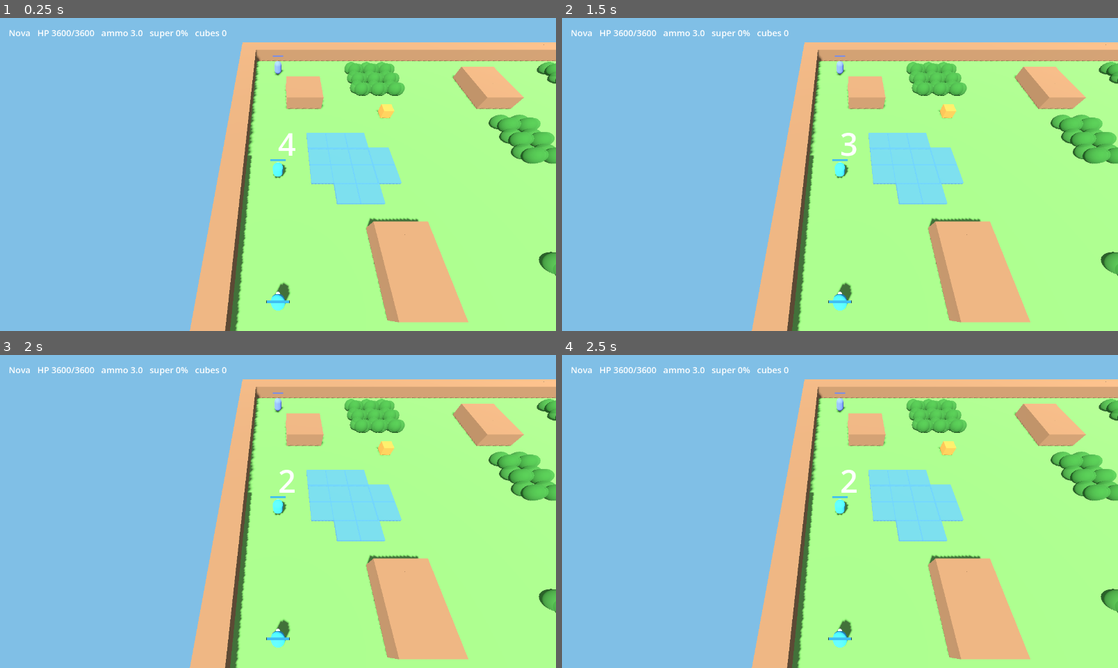
Above: before the commit, frames 1-4 (two rows, left to right).
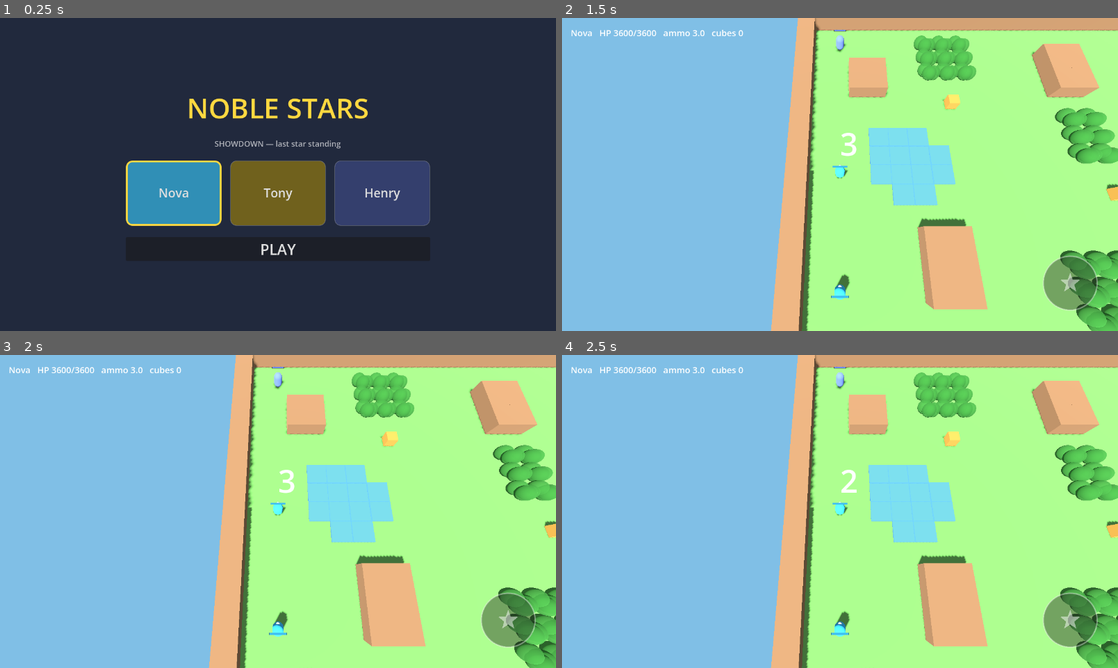
Above: after the commit, the same moments.

Repository: rydercarlson/NobleStars
Game: Godot game, scene res://menu.tscn
The game is run twice, just before and just after one commit, with the same random seed, the same clock (stepped at 60 frames per second) and the same inputs. Before the commit the project starts from res://main.tscn.
Inputs (mouse positions are in pixels of both pictures, inside the frame that each line leads up to):
- Up to frame 1 (0.25 s): no input
- Up to frame 2 (1.5 s): click (840, 249) at 0.5 s, where only the run after the commit has a clickable "PLAY"; tap Enter at 1.25 s; move the mouse to (962, 158) at 1.27 s; hold D from 1.28 s (still down); hold R from 1.28 s (still down); tap E at 1.35 s; click (962, 158) at 1.42 s
- Up to frame 3 (2 s): keep holding D; keep holding R; tap Space at 1.52, 1.82 s
- Up to frame 4 (2.5 s): release D at 2 s; release R at 2 s; tap Space at 2 s; drag from (728, 527) to (812, 574) at 2.02 s

The runs differ from the first frame. In frame 1, 100% of the frame differs, in the area x 0-100%, y 0-100%; in frame 2, 22%; in frame 3, 22%; in frame 4, 22%.

Commit message:
Godot mobile UX + iOS export validation
UX parity with the 2D game: floating twin touch joysticks (move left
half, aim right half — drag to aim, tap to auto-aim), drawn Super
button with charge pie, title/character-select menu scene, results
overlay with Play Again / Character Select buttons, FIGHT! countdown,
steeper more top-down camera. TouchStick class renamed from
VirtualJoystick, which Godot 4.7 now ships natively and silently
shadows user classes.

iOS export validated up to the simulator wall: export templates
installed, export_presets.cfg added (ETC2/ASTC texture import was the
silent validation blocker; Godot's targeted_device_family=1 means
iPad), generated Xcode project builds after stripping six unreplaced
$additional_pbx placeholders. Blocked at simulator install by
upstream godotengine/godot#118161: 4.6.2+ templates ship the
simulator libgodot.a as x86_64-only, and Xcode 26 dropped Rosetta
simulators. Real-device deploys are unaffected.

Co-Authored-By: Claude Fable 5 <noreply@anthropic.com>
Claude-Session: https://claude.ai/code/session_01QHyEsjKJH9ZerRJZDzHHz1

Diff:
--- /dev/null
+++ b/godot/menu.tscn
@@ -0,0 +1,9 @@
+[gd_scene load_steps=2 format=3]
+
+[ext_resource type="Script" path="res://scripts/menu.gd" id="1"]
+
+[node name="Menu" type="Control"]
+anchors_preset = 15
+anchor_right = 1.0
+anchor_bottom = 1.0
+script = ExtResource("1")
--- a/godot/project.godot
+++ b/godot/project.godot
@@ -1,16 +1,32 @@
-; NobleStars 3D — Godot 4 port of the SpriteKit game
+; Engine configuration file.
+; It's best edited using the editor UI and not directly,
+; since the parameters that go here are not all obvious.
+;
+; Format:
+;   [section] ; section goes between []
+;   param=value ; assign values to parameters
+
 config_version=5
+
+[animation]
+
+compatibility/default_parent_skeleton_in_mesh_instance_3d=true
 
 [application]
 
 config/name="NobleStars 3D"
-run/main_scene="res://main.tscn"
-config/features=PackedStringArray("4.3")
+run/main_scene="res://menu.tscn"
+config/features=PackedStringArray("4.7")
 
 [display]
 
 window/size/viewport_width=1280
 window/size/viewport_height=720
+window/handheld/orientation=4
+
+[input_devices]
+
+pointing/emulate_touch_from_mouse=true
 
 [layer_names]
 
@@ -24,3 +40,4 @@
 [rendering]
 
 renderer/rendering_method="mobile"
+textures/vram_compression/import_etc2_astc=true
--- a/godot/scripts/main.gd
+++ b/godot/scripts/main.gd
@@ -21,6 +21,15 @@
 var players_label: Label
 var feed_label: Label
 var status_label: Label
+var move_stick: TouchStick
+var aim_stick: TouchStick
+var super_btn: SuperButton
+var results: Control
+var results_title: Label
+var aiming_super := false
+
+const CAMERA_OFFSET := Vector3(0, 19, 6.0)   # steeper, more top-down
+const TAP_THRESHOLD := 0.3
 
 # Debug hooks
 var god_mode := OS.get_environment("NS3_GODMODE") != ""
@@ -60,10 +69,60 @@
 func _build_hud() -> void:
 	hud = CanvasLayer.new()
 	add_child(hud)
+	move_stick = TouchStick.new()
+	aim_stick = TouchStick.new()
+	super_btn = SuperButton.new()
+	hud.add_child(move_stick)
+	hud.add_child(aim_stick)
+	hud.add_child(super_btn)
+	super_btn.layout(get_viewport().get_visible_rect().size)
+	get_viewport().size_changed.connect(func() -> void:
+		super_btn.layout(get_viewport().get_visible_rect().size))
+
 	center_label = _label(Vector2(640, 240), 72, HORIZONTAL_ALIGNMENT_CENTER)
 	players_label = _label(Vector2(1130, 20), 26, HORIZONTAL_ALIGNMENT_RIGHT)
 	feed_label = _label(Vector2(830, 60), 18, HORIZONTAL_ALIGNMENT_RIGHT)
 	status_label = _label(Vector2(20, 20), 20, HORIZONTAL_ALIGNMENT_LEFT)
+	_build_results_overlay()
+
+func _build_results_overlay() -> void:
+	results = Control.new()
+	results.set_anchors_preset(Control.PRESET_FULL_RECT)
+	results.visible = false
+	hud.add_child(results)
+
+	var dim := ColorRect.new()
+	dim.color = Color(0, 0, 0, 0.55)
+	dim.set_anchors_preset(Control.PRESET_FULL_RECT)
+	results.add_child(dim)
+
+	var vbox := VBoxContainer.new()
+	vbox.set_anchors_preset(Control.PRESET_CENTER)
+	vbox.grow_horizontal = Control.GROW_DIRECTION_BOTH
+	vbox.grow_vertical = Control.GROW_DIRECTION_BOTH
+	vbox.alignment = BoxContainer.ALIGNMENT_CENTER
+	vbox.add_theme_constant_override("separation", 22)
+	results.add_child(vbox)
+
+	results_title = Label.new()
+	results_title.add_theme_font_size_override("font_size", 52)
+	results_title.horizontal_alignment = HORIZONTAL_ALIGNMENT_CENTER
+	vbox.add_child(results_title)
+
+	var again := Button.new()
+	again.text = "  PLAY AGAIN  "
+	again.add_theme_font_size_override("font_size", 30)
+	again.pressed.connect(func() -> void:
+		results.visible = false
+		start_match())
+	vbox.add_child(again)
+
+	var menu := Button.new()
+	menu.text = "  CHARACTER SELECT  "
+	menu.add_theme_font_size_override("font_size", 22)
+	menu.pressed.connect(func() -> void:
+		get_tree().change_scene_to_file("res://menu.tscn"))
+	vbox.add_child(menu)
 
 func _label(pos: Vector2, size: int, align: int) -> Label:
 	var l := Label.new()
@@ -92,9 +151,8 @@
 	var spawns := arena.spawn_points.duplicate()
 	spawns.shuffle()
 
-	var kit_name := OS.get_environment("NS3_KIT")
-	player = _spawn_fighter(Kits.named(kit_name) if kit_name != "" else Kits.nova(),
-							spawns.pop_front(), true)
+	var player_kit: Dictionary = Session.kit if not Session.kit.is_empty() else Kits.nova()
+	player = _spawn_fighter(player_kit, spawns.pop_front(), true)
 	player.display_name = "You"
 
 	var i := 1
@@ -112,8 +170,9 @@
 	phase_at = now
 	center_label.text = "3"
 	feed_label.text = ""
+	results.visible = false
 	_update_players_label()
-	cam.position = player.position + Vector3(0, 16, 10)
+	cam.position = player.position + CAMERA_OFFSET
 	cam.look_at(player.position, Vector3.UP)
 
 func _spawn_fighter(kit: Dictionary, pos: Vector3, is_player: bool) -> Fighter:
@@ -377,8 +436,13 @@
 
 func _end_match(rank: int, victory: bool) -> void:
 	phase = Phase.ENDED
-	center_label.text = ("VICTORY!\n" if victory else "DEFEATED\n") \
-		+ "You placed #%d of 10\n(R to play again)" % rank
+	center_label.text = ""
+	move_stick.release()
+	aim_stick.release()
+	results_title.text = ("VICTORY!" if victory else "DEFEATED") + "\nYou placed #%d of 10" % rank
+	results_title.add_theme_color_override("font_color",
+		Color(1.0, 0.85, 0.2) if victory else Color(0.95, 0.4, 0.35))
+	results.visible = true
 
 func _update_players_label() -> void:
 	players_label.text = "%d LEFT" % fighters.size()
@@ -392,7 +456,10 @@
 			var remaining := 3.5 - (now - phase_at)
 			if remaining <= 0.0:
 				phase = Phase.PLAYING
-				center_label.text = ""
+				center_label.text = "FIGHT!"
+				get_tree().create_timer(0.8).timeout.connect(func() -> void:
+					if phase == Phase.PLAYING:
+						center_label.text = "")
 				gas = GasRing.new()
 				add_child(gas)
 				gas.start(now, arena.columns)
@@ -416,12 +483,15 @@
 		if OS.get_environment("NS3_AUTOWALK") != "":
 			var parts := OS.get_environment("NS3_AUTOWALK").split(",")
 			dir = Vector3(float(parts[0]), 0, float(parts[1]))
+		elif move_stick.active:
+			dir = Vector3(move_stick.value.x, 0, move_stick.value.y)
 		else:
 			if Input.is_physical_key_pressed(KEY_W): dir.z -= 1
 			if Input.is_physical_key_pressed(KEY_S): dir.z += 1
 			if Input.is_physical_key_pressed(KEY_A): dir.x -= 1
 			if Input.is_physical_key_pressed(KEY_D): dir.x += 1
-		player.apply_movement(dir.normalized())
+			dir = dir.normalized()
+		player.apply_movement(dir.limit_length(1.0))
 
 	for b in brains:
 		var d := b.decide(now, self)
@@ -463,34 +533,63 @@
 		perform_attack(player, weapon, dir, dist)
 
 func _unhandled_input(event: InputEvent) -> void:
-	if phase != Phase.PLAYING or player == null or player.is_dead():
-		return
-	if event is InputEventMouseButton and event.pressed and event.button_index == MOUSE_BUTTON_LEFT:
-		var aim := _mouse_aim()
-		_fire_player(player.kit.weapon, aim[0], aim[1])
-	elif event is InputEventKey and event.pressed and not event.echo:
+	if player == null or not is_instance_valid(player):
+		return
+	# Touch controls (mouse is emulated as touch on desktop): left half of
+	# the screen moves, right half aims — release to fire, tap to auto-aim.
+	if event is InputEventScreenTouch:
+		var half := get_viewport().get_visible_rect().size.x / 2.0
+		if event.pressed:
+			if phase != Phase.PLAYING:
+				return
+			if super_btn.hit(event.position) and player.is_super_ready() and not aim_stick.active:
+				aiming_super = true
+				aim_stick.begin(event.position, event.index)
+			elif event.position.x < half and not move_stick.active:
+				move_stick.begin(event.position, event.index)
+			elif event.position.x >= half and not aim_stick.active:
+				aiming_super = false
+				aim_stick.begin(event.position, event.index)
+		else:
+			if move_stick.active and event.index == move_stick.touch_index:
+				move_stick.release()
+			elif aim_stick.active and event.index == aim_stick.touch_index:
+				var v: Vector2 = aim_stick.value
+				var was_super := aiming_super
+				aim_stick.release()
+				aiming_super = false
+				_release_fire(v, was_super)
+	elif event is InputEventScreenDrag:
+		if move_stick.active and event.index == move_stick.touch_index:
+			move_stick.update_drag(event.position)
+		elif aim_stick.active and event.index == aim_stick.touch_index:
+			aim_stick.update_drag(event.position)
+			if aim_stick.value.length() > 0.15:
+				player.face_direction(Vector3(aim_stick.value.x, 0, aim_stick.value.y))
+	elif event is InputEventKey and event.pressed and not event.echo and phase == Phase.PLAYING:
+		# Desktop shortcuts kept for playtesting.
 		if event.physical_keycode == KEY_SPACE:
-			var enemy := nearest_visible_enemy(player, player.kit.weapon.range * 1.1)
-			if enemy:
-				var v := enemy.global_position - player.global_position
-				_fire_player(player.kit.weapon, v, v.length())
-			else:
-				_fire_player(player.kit.weapon, player.facing, player.kit.weapon.range)
+			_auto_aim_fire(player.kit.weapon, false)
 		elif event.physical_keycode == KEY_E and player.is_super_ready():
-			var aim := _mouse_aim()
-			_fire_player(player.kit["super"], aim[0], aim[1])
-
-func _mouse_aim() -> Array:
-	var mouse := get_viewport().get_mouse_position()
-	var from := cam.project_ray_origin(mouse)
-	var ray := cam.project_ray_normal(mouse)
-	if abs(ray.y) < 0.001:
-		return [player.facing, player.kit.weapon.range]
-	var t := -from.y / ray.y
-	var point := from + ray * t
-	var v := point - player.global_position
-	v.y = 0
-	return [v.normalized() if v.length() > 0.01 else player.facing, v.length()]
+			_auto_aim_fire(player.kit["super"], true)
+
+func _release_fire(stick_value: Vector2, use_super: bool) -> void:
+	if phase != Phase.PLAYING or player.is_dead():
+		return
+	var weapon: Dictionary = player.kit["super"] if use_super else player.kit.weapon
+	if stick_value.length() >= TAP_THRESHOLD:
+		var dir := Vector3(stick_value.x, 0, stick_value.y)
+		_fire_player(weapon, dir, stick_value.length() * weapon.range)
+	else:
+		_auto_aim_fire(weapon, use_super)
+
+func _auto_aim_fire(weapon: Dictionary, _use_super: bool) -> void:
+	var enemy := nearest_visible_enemy(player, weapon.range * 1.1)
+	if enemy:
+		var v := enemy.global_position - player.global_position
+		_fire_player(weapon, v, v.length())
+	else:
+		_fire_player(weapon, player.facing, weapon.range)
 
 func _update_concealment() -> void:
 	if player == null:
@@ -506,17 +605,16 @@
 func _process(_delta: float) -> void:
 	if player == null or not is_instance_valid(player):
 		return
-	var target := player.global_position + Vector3(0, 16, 10)
+	var target := player.global_position + CAMERA_OFFSET
 	cam.global_position = cam.global_position.lerp(target, 0.08)
 	cam.look_at(player.global_position, Vector3.UP)
 
 func _update_status() -> void:
 	if player == null:
 		return
-	status_label.text = "%s   HP %d/%d   ammo %.1f   super %d%%   cubes %d%s" % [
-		player.kit.name, player.health, player.max_health, player.ammo,
-		int(player.super_charge * 100), player.cubes,
-		"   gas %d" % gas.inset if gas else ""]
+	super_btn.set_charge(player.super_charge)
+	status_label.text = "%s   HP %d/%d   ammo %.1f   cubes %d" % [
+		player.kit.name, player.health, player.max_health, player.ammo, player.cubes]
 
 func _shot_check() -> void:
 	if _shot_times.is_empty() or _shot_prefix == "":
--- /dev/null
+++ b/godot/scripts/menu.gd
@@ -0,0 +1,82 @@
+extends Control
+## Title screen + character select, mirroring the 2D game's menu.
+
+var selected := 0
+var cards: Array[Button] = []
+
+func _ready() -> void:
+	# Debug: NS3_MENU_SHOT=/path.png screenshots the menu and quits.
+	if OS.get_environment("NS3_MENU_SHOT") != "":
+		get_tree().create_timer(1.5).timeout.connect(func() -> void:
+			get_viewport().get_texture().get_image().save_png(OS.get_environment("NS3_MENU_SHOT"))
+			get_tree().quit())
+	# Debug hooks jump straight into a match.
+	elif OS.get_environment("NS3_KIT") != "" or OS.get_environment("NS3_AUTOFIRE") != "":
+		Session.kit = Kits.named(OS.get_environment("NS3_KIT"))
+		get_tree().change_scene_to_file.call_deferred("res://game.tscn")
+		return
+
+	var bg := ColorRect.new()
+	bg.color = Color(0.13, 0.16, 0.24)
+	bg.set_anchors_preset(Control.PRESET_FULL_RECT)
+	add_child(bg)
+
+	var vbox := VBoxContainer.new()
+	vbox.set_anchors_preset(Control.PRESET_CENTER)
+	vbox.grow_horizontal = Control.GROW_DIRECTION_BOTH
+	vbox.grow_vertical = Control.GROW_DIRECTION_BOTH
+	vbox.add_theme_constant_override("separation", 26)
+	vbox.alignment = BoxContainer.ALIGNMENT_CENTER
+	add_child(vbox)
+
+	var title := Label.new()
+	title.text = "NOBLE STARS"
+	title.add_theme_font_size_override("font_size", 64)
+	title.add_theme_color_override("font_color", Color(1.0, 0.85, 0.25))
+	title.horizontal_alignment = HORIZONTAL_ALIGNMENT_CENTER
+	vbox.add_child(title)
+
+	var sub := Label.new()
+	sub.text = "SHOWDOWN — last star standing"
+	sub.add_theme_font_size_override("font_size", 18)
+	sub.add_theme_color_override("font_color", Color(1, 1, 1, 0.65))
+	sub.horizontal_alignment = HORIZONTAL_ALIGNMENT_CENTER
+	vbox.add_child(sub)
+
+	var row := HBoxContainer.new()
+	row.add_theme_constant_override("separation", 20)
+	row.alignment = BoxContainer.ALIGNMENT_CENTER
+	vbox.add_child(row)
+
+	for i in Kits.all().size():
+		var kit: Dictionary = Kits.all()[i]
+		var card := Button.new()
+		card.custom_minimum_size = Vector2(220, 150)
+		card.text = "%s" % kit.name
+		card.add_theme_font_size_override("font_size", 28)
+		card.pressed.connect(func() -> void:
+			selected = i
+			_restyle())
+		row.add_child(card)
+		cards.append(card)
+
+	var play := Button.new()
+	play.text = "  PLAY  "
+	play.add_theme_font_size_override("font_size", 34)
+	play.pressed.connect(func() -> void:
+		Session.kit = Kits.all()[selected]
+		get_tree().change_scene_to_file("res://game.tscn"))
+	vbox.add_child(play)
+	_restyle()
+
+func _restyle() -> void:
+	for i in cards.size():
+		var kit: Dictionary = Kits.all()[i]
+		var style := StyleBoxFlat.new()
+		style.bg_color = kit.color.darkened(0.55) if i != selected else kit.color.darkened(0.25)
+		style.set_corner_radius_all(14)
+		style.set_border_width_all(4 if i == selected else 1)
+		style.border_color = Color(1.0, 0.85, 0.25) if i == selected else Color(1, 1, 1, 0.25)
+		style.set_content_margin_all(12)
+		for state in ["normal", "hover", "pressed", "focus"]:
+			cards[i].add_theme_stylebox_override(state, style)
--- /dev/null
+++ b/godot/scripts/session.gd
@@ -0,0 +1,4 @@
+class_name Session
+## Carries the menu's character choice into the match scene.
+
+static var kit: Dictionary = {}
--- /dev/null
+++ b/godot/scripts/super_button.gd
@@ -0,0 +1,46 @@
+class_name SuperButton
+extends Control
+## Super meter/button: pie fill shows charge, glows when ready.
+## Hit-testing is done by the main scene; this just draws.
+
+const RADIUS := 62.0
+
+var charge := 0.0
+var center := Vector2.ZERO
+
+func _ready() -> void:
+	mouse_filter = Control.MOUSE_FILTER_IGNORE
+	set_anchors_preset(Control.PRESET_FULL_RECT)
+
+func set_charge(c: float) -> void:
+	if abs(c - charge) > 0.005 or (c >= 1.0) != (charge >= 1.0):
+		charge = c
+		queue_redraw()
+
+func layout(viewport_size: Vector2) -> void:
+	center = Vector2(viewport_size.x - 110, viewport_size.y - 110)
+	queue_redraw()
+
+func hit(pos: Vector2) -> bool:
+	return pos.distance_to(center) <= RADIUS + 16
+
+func _draw() -> void:
+	var ready_now := charge >= 1.0
+	draw_circle(center, RADIUS, Color(0.1, 0.1, 0.1, 0.4))
+	if charge > 0.01:
+		var points := PackedVector2Array([center])
+		var steps := 40
+		for i in steps + 1:
+			var a := -PI / 2 + TAU * charge * i / steps
+			points.append(center + Vector2(cos(a), sin(a)) * (RADIUS - 4))
+		draw_colored_polygon(points, Color(1.0, 0.75, 0.1, 0.85) if ready_now else Color(1.0, 0.75, 0.1, 0.5))
+	draw_arc(center, RADIUS, 0, TAU, 48,
+			 Color(1.0, 0.85, 0.2, 1.0) if ready_now else Color(1, 1, 1, 0.4),
+			 5.0 if ready_now else 3.0, true)
+	# Star glyph
+	var star := PackedVector2Array()
+	for i in 10:
+		var a := -PI / 2 + TAU * i / 10.0
+		var r := 24.0 if i % 2 == 0 else 10.0
+		star.append(center + Vector2(cos(a), sin(a)) * r)
+	draw_colored_polygon(star, Color(0.1, 0.1, 0.1, 0.9) if ready_now else Color(1, 1, 1, 0.5))
--- /dev/null
+++ b/godot/scripts/virtual_joystick.gd
@@ -0,0 +1,43 @@
+class_name TouchStick
+extends Control
+## Floating joystick: appears where the touch lands, knob follows the finger.
+## Value is normalized (-1..1 per axis). Drawn directly — no textures.
+
+const RADIUS := 90.0
+const KNOB := 38.0
+
+var active := false
+var touch_index := -1
+var origin := Vector2.ZERO
+var value := Vector2.ZERO
+
+func _ready() -> void:
+	mouse_filter = Control.MOUSE_FILTER_IGNORE
+	set_anchors_preset(Control.PRESET_FULL_RECT)
+
+func begin(pos: Vector2, index: int) -> void:
+	active = true
+	touch_index = index
+	origin = pos
+	value = Vector2.ZERO
+	queue_redraw()
+
+func update_drag(pos: Vector2) -> void:
+	if not active:
+		return
+	value = (pos - origin).limit_length(RADIUS) / RADIUS
+	queue_redraw()
+
+func release() -> void:
+	active = false
+	touch_index = -1
+	value = Vector2.ZERO
+	queue_redraw()
+
+func _draw() -> void:
+	if not active:
+		return
+	draw_circle(origin, RADIUS, Color(1, 1, 1, 0.10))
+	draw_arc(origin, RADIUS, 0, TAU, 48, Color(1, 1, 1, 0.35), 3.0, true)
+	draw_circle(origin + value * RADIUS, KNOB, Color(1, 1, 1, 0.35))
+	draw_arc(origin + value * RADIUS, KNOB, 0, TAU, 32, Color(1, 1, 1, 0.5), 2.0, true)
Not shown, added: godot/export_presets.cfg
Renamed: godot/main.tscn -> godot/game.tscn
Not shown, added: godot/scripts/menu.gd.uid
Not shown, added: godot/scripts/session.gd.uid
Not shown, added: godot/scripts/super_button.gd.uid
Not shown, added: godot/scripts/virtual_joystick.gd.uid
Not shown, changed: .gitignore
